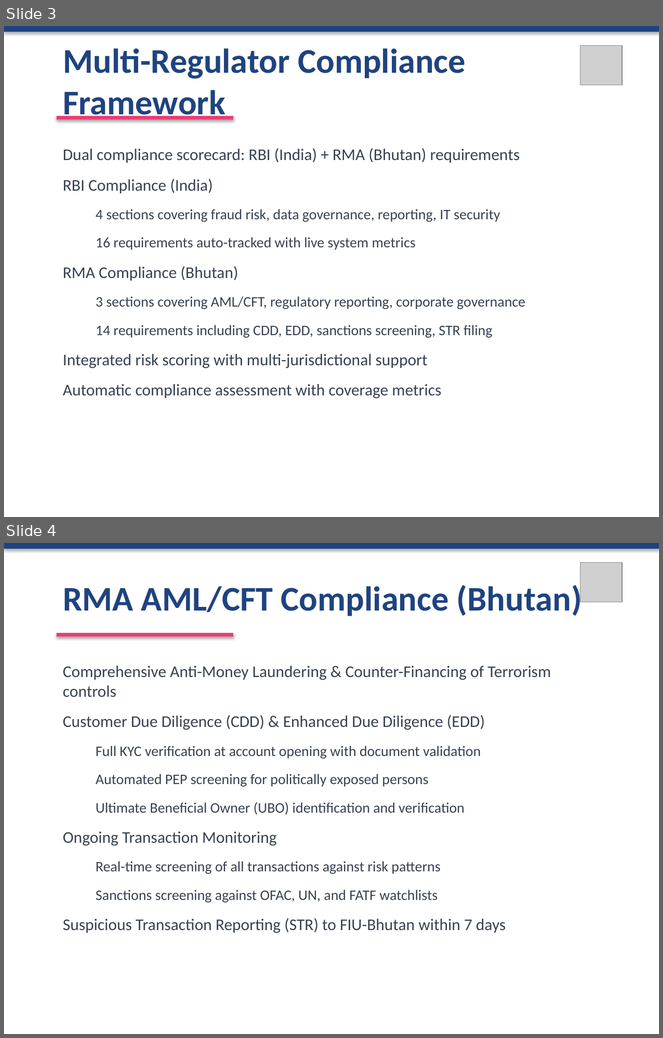
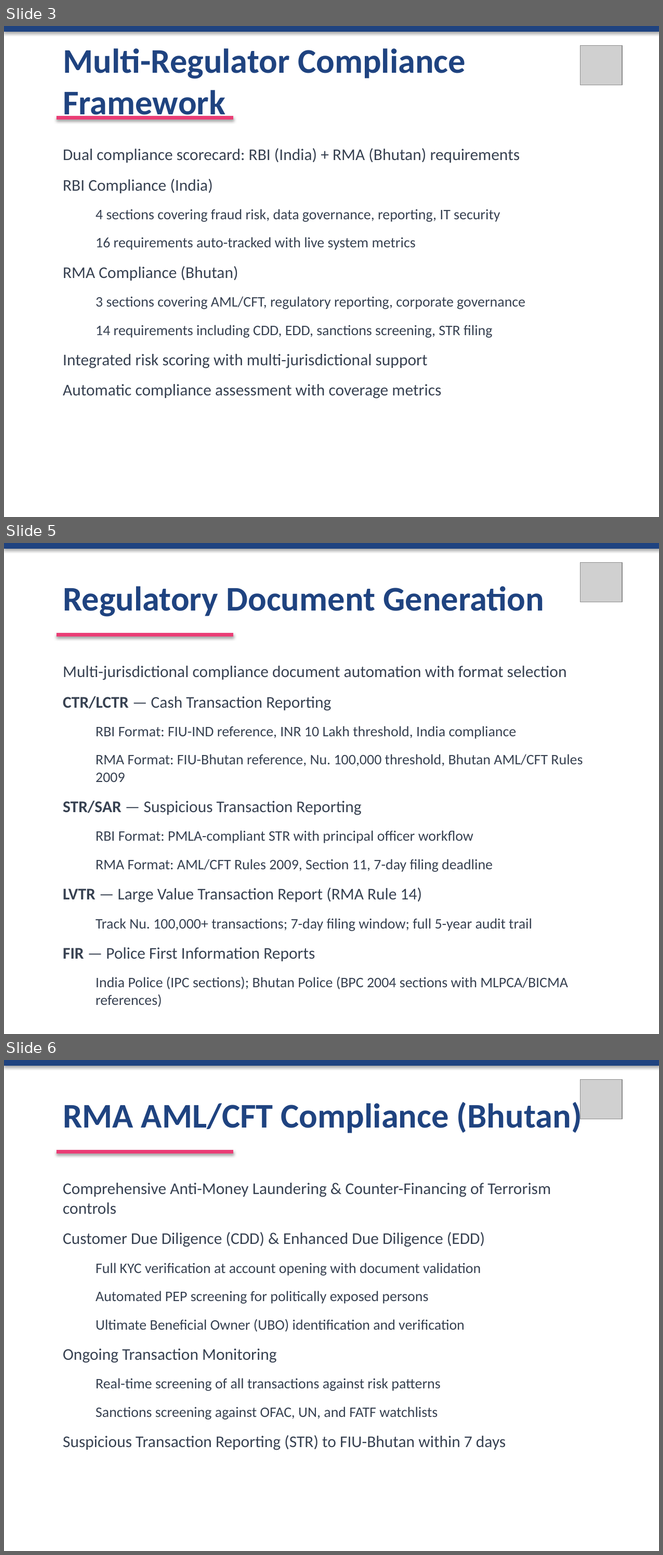
Before and after one commit to lsgoplaan-droid/FinsurgeENRIMS, a slide deck: FinsurgeENRIMS_MultiRegulator_RMA.pptx. Shown one above the other, each under a label of ours: slides 3 and 4 before the commit, slides 3, 5 and 6 after it; the slides between them are not shown. The pictures are 663x1038 and 663x1555 pixels, drawn with LibreOffice and Linux fonts; fonts in the diff are those of the drawing; grey boxes stand for pictures. Boxes give left, top, right and bottom in pixels: in the first picture for what was removed or moved away, otherwise in the second. Text is boxed around its words. In the diff, an @@ line names an element or a change of style, - is before the commit and + after.

```diff
--- a/FinsurgeENRIMS_MultiRegulator_RMA.pptx
+++ b/FinsurgeENRIMS_MultiRegulator_RMA.pptx
@@ slide 5 added at <box>4,543,659,1034</box>, background #FFFFFF @@
@@ rectangle added at <box>4,543,659,548</box>, fill #1F4380, outline #1F4380 0.75 pt @@
@@ picture added at <box>581,563,622,602</box> @@
@@ text added at <box>63,586,544,617</box>, 38 pt, text #1F4380, bold @@
+Regulatory Document Generation
@@ line added from (57, 635) to (233, 635), #EA3D75 4 pt @@
@@ text added at <box>63,666,583,1007</box>, 16 pt, text #374151 @@
+Multi-jurisdictional compliance document automation with format selection
+CTR/LCTR — Cash Transaction Reporting
+  RBI Format: FIU-IND reference, INR 10 Lakh threshold, India compliance
+  RMA Format: FIU-Bhutan reference, Nu. 100,000 threshold, Bhutan AML/CFT Rules 2009
+STR/SAR — Suspicious Transaction Reporting
+  RBI Format: PMLA-compliant STR with principal officer workflow
+  RMA Format: AML/CFT Rules 2009, Section 11, 7-day filing deadline
+LVTR — Large Value Transaction Report (RMA Rule 14)
+  Track Nu. 100,000+ transactions; 7-day filing window; full 5-year audit trail
+FIR — Police First Information Reports
+  India Police (IPC sections); Bhutan Police (BPC 2004 sections with MLPCA/BICMA references)
@@ what was slide 4 is now slide 6 @@
```
Also in this commit, not shown: 1 slide changed, 1 other slide added, 17 other files.
